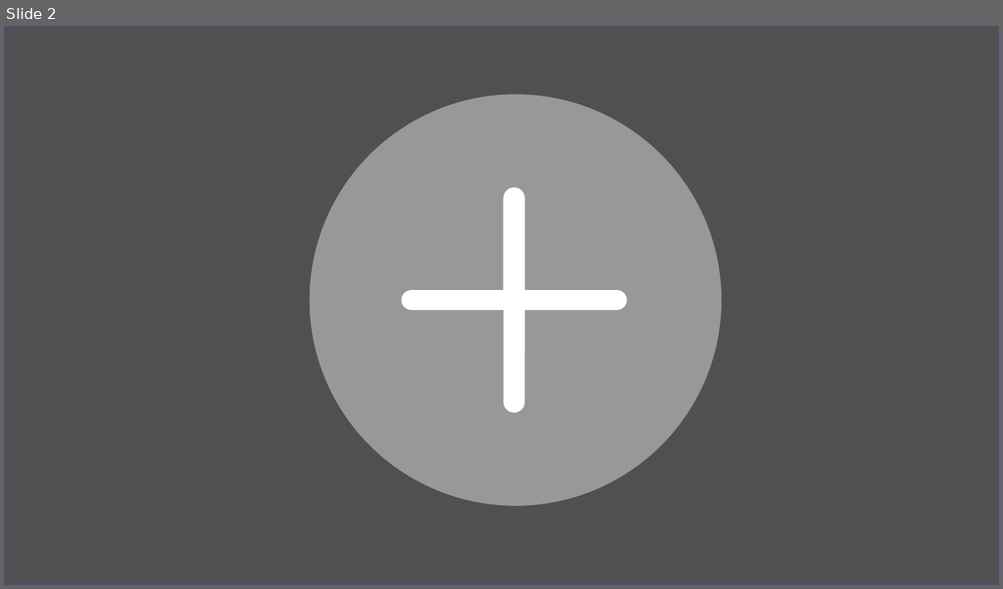
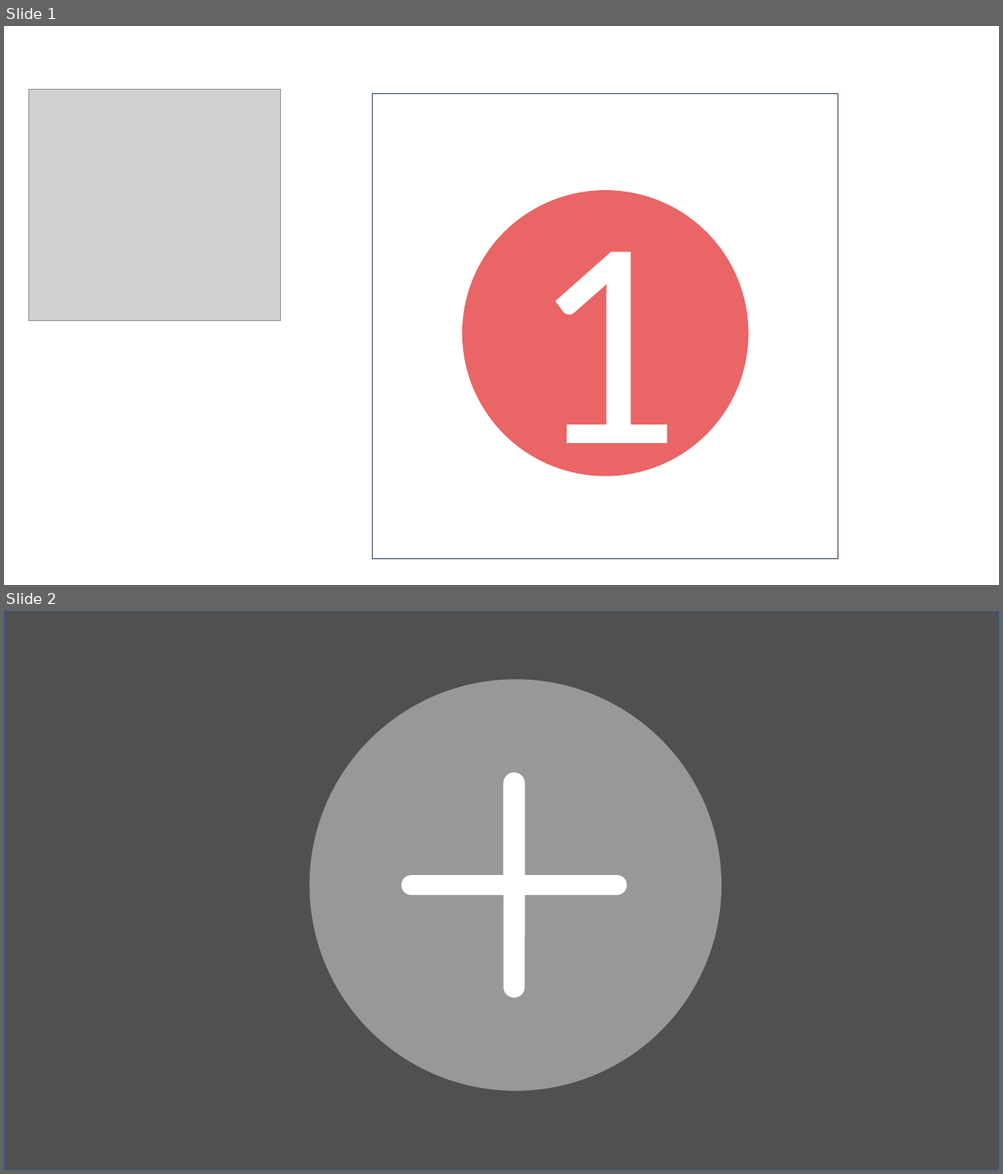
Before and after one commit to joachimneumann/1-translate, a slide deck: logo.pptx. Shown one above the other, each under a label of ours: slide 2 before the commit, slides 1 and 2 after it. The pictures are 1003x589 and 1003x1174 pixels, drawn with LibreOffice and Linux fonts; fonts in the diff are those of the drawing; grey boxes stand for pictures. Boxes give left, top, right and bottom in pixels: in the first picture for what was removed or moved away, otherwise in the second. Text is boxed around its words. In the diff, an @@ line names an element or a change of style, - is before the commit and + after.

```diff
--- a/logo.pptx
+++ b/logo.pptx
@@ slide 1 added at (4,26,999,585), background #FFFFFF @@
@@ picture added at (28,90,281,321) @@
@@ rectangle added at (373,94,838,560), fill #FFFFFF, outline #1E3256 1 pt @@
@@ ellipse added at (462,190,748,477), fill #EA6566 @@
@@ text added at (529,197,680,511), 287 pt, text #FFFFFF @@
+1
```
Also in this commit, not shown: 1 slide removed, 20 other files.
